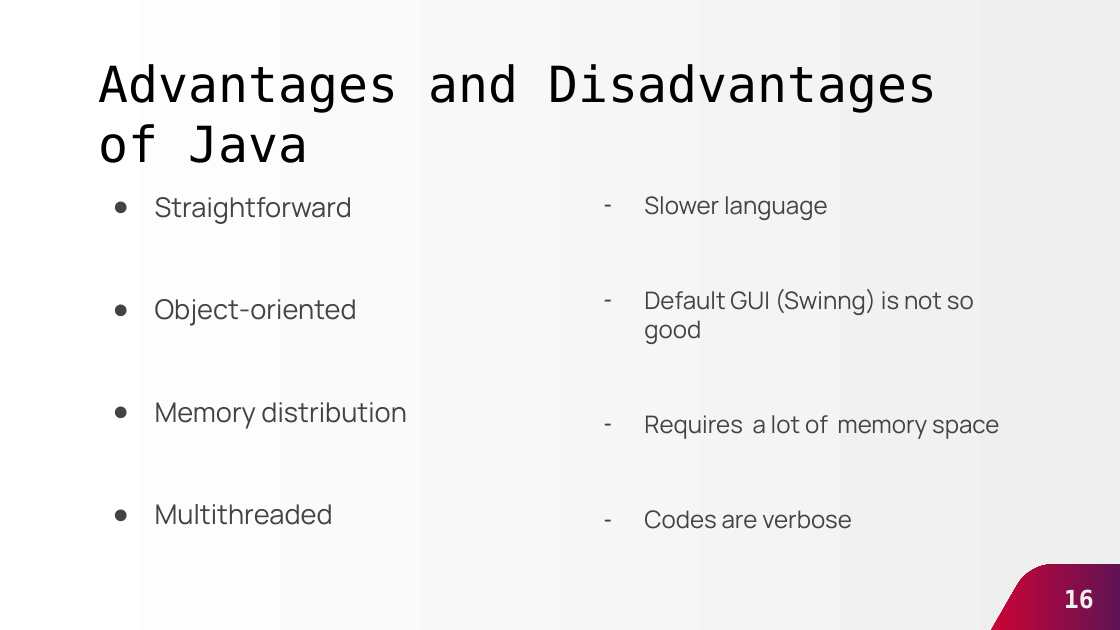
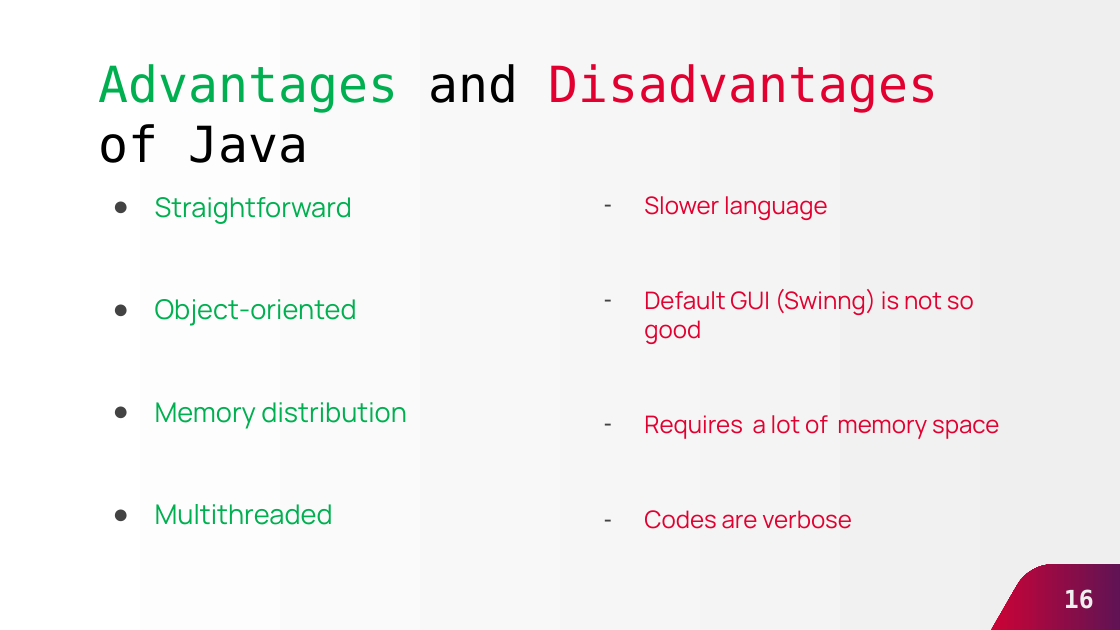
Before and after one commit to YannKamche/CEF-440-Internet-and-Mobile-Programming, a slide deck: slide 16 of Task 1/Mobile App Pitch Deck.pptx. Drawn at 1120x630 pixels with LibreOffice and Linux fonts; fonts in the diff are those of the drawing. Boxes give left, top, right and bottom in pixels: in the first picture for what was removed or moved away, otherwise in the second. Text is boxed around its words. In the diff, an @@ line names an element or a change of style, - is before the commit and + after.

```diff
--- a/Task 1/Mobile App Pitch Deck.pptx
+++ b/Task 1/Mobile App Pitch Deck.pptx
@@ title "Advantages and Disadvantages of Java" at (x1=99, y1=64, x2=939, y2=163): text colour #000000 to #00B050 in "Advantages"; text colour #000000 to #E20030 in "Disadvantages" @@
@@ text "Straightforward" at (x1=155, y1=197, x2=407, y2=525): text colour #434343 to #00B050 @@
@@ text "Slower language" at (x1=644, y1=196, x2=999, y2=529): text colour #434343 to #E20030 @@
```
Also in this commit, not shown: 15 other slides changed, 1 other file.
